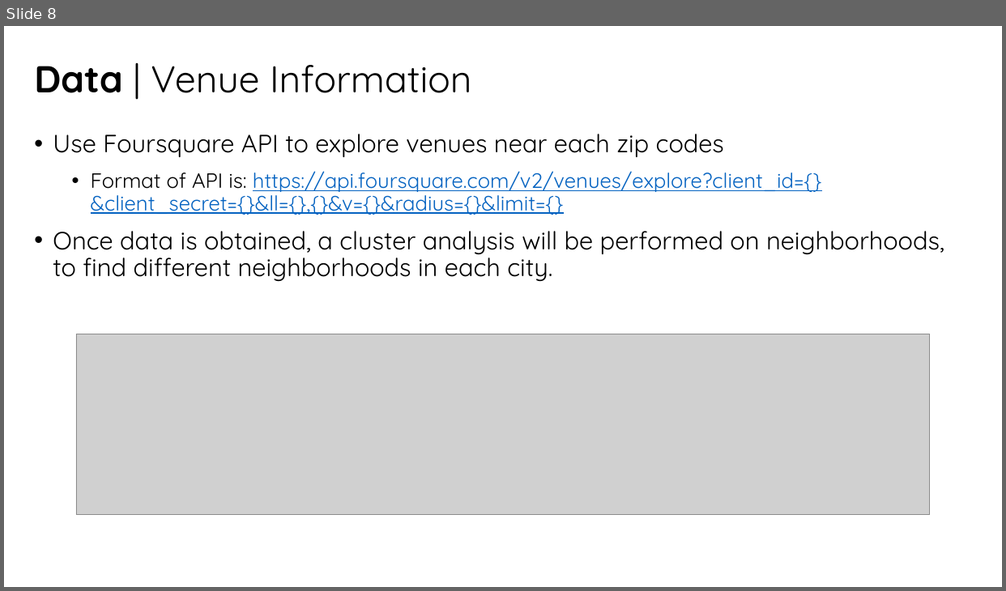
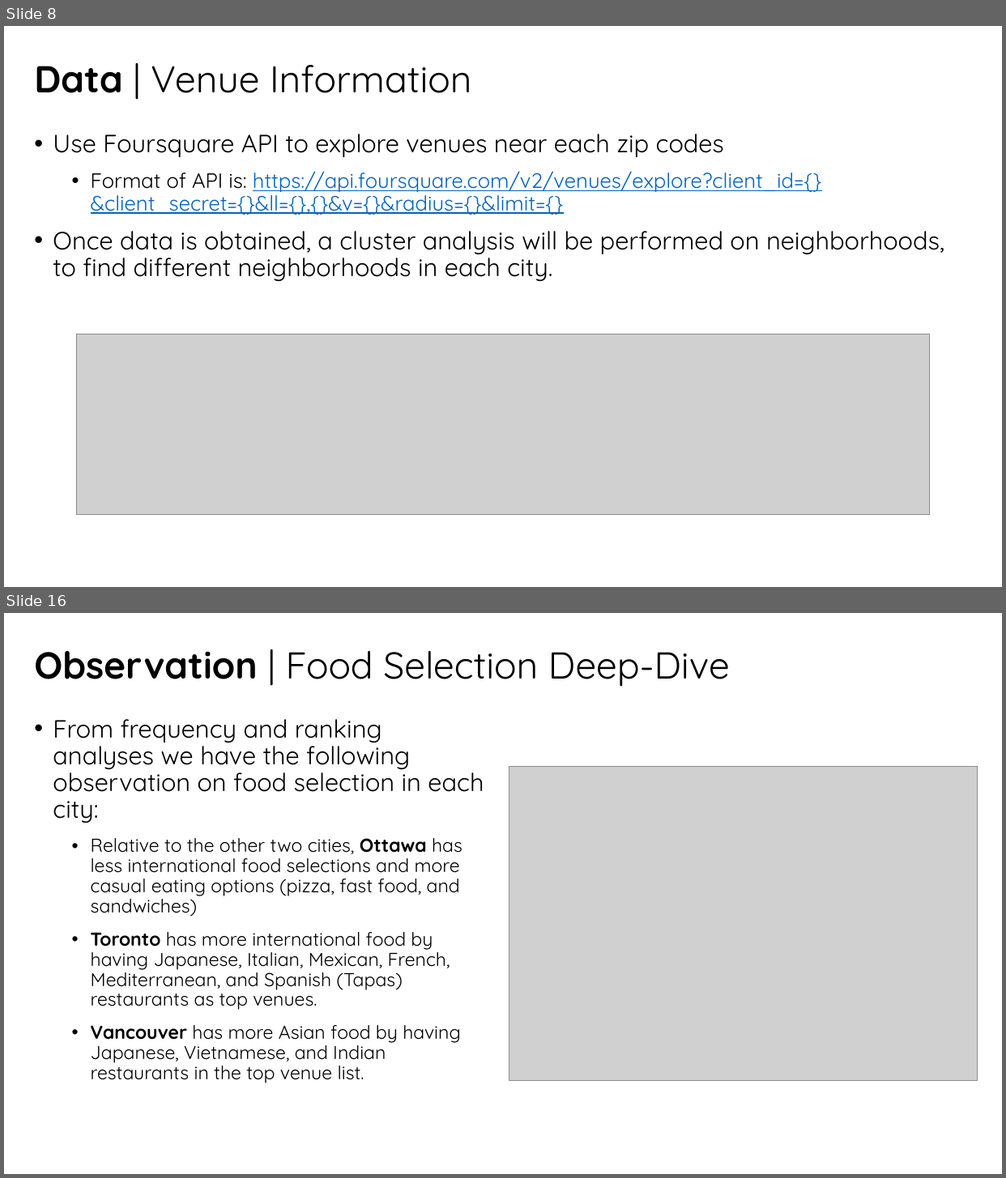
Before and after one commit to audrey-wj/Coursera_Capstone, a slide deck: Battle of Neighborhoods/Coursera Capstone_Battle of Neighborhoods.pptx. Shown one above the other, each under a label of ours: slide 8 before the commit, slides 8 and 16 after it; the slides between them are not shown. The pictures are 1006x591 and 1006x1178 pixels, drawn with LibreOffice and Linux fonts; fonts in the diff are those of the drawing; grey boxes stand for pictures. Boxes give left, top, right and bottom in pixels: in the first picture for what was removed or moved away, otherwise in the second. Text is boxed around its words. In the diff, an @@ line names an element or a change of style, - is before the commit and + after.

```diff
--- a/Battle of Neighborhoods/Coursera Capstone_Battle of Neighborhoods.pptx
+++ b/Battle of Neighborhoods/Coursera Capstone_Battle of Neighborhoods.pptx
@@ slide 16 added at [4, 613, 1002, 1174], background #FFFFFF @@
@@ title added at [34, 651, 730, 687], 36 pt, text #000000 @@
+Observation | Food Selection Deep-Dive
@@ text added at [53, 719, 484, 1084], 18 pt, text #000000 @@
+• From frequency and ranking analyses we have the following observation on food selection in each city:
+  • Relative to the other two cities, Ottawa has less international food selections and more casual eating options (pizza, fast food, and sandwiches)
+  • Toronto has more international food by having Japanese, Italian, Mexican, French, Mediterranean, and Spanish (Tapas) restaurants as top venues.
+  • Vancouver has more Asian food by having Japanese, Vietnamese, and Indian restaurants in the top venue list.
@@ picture added at [509, 766, 978, 1081] @@
```
Also in this commit, not shown: 1 slide changed, 10 other slides added, 1 slide removed, 1 other file.
